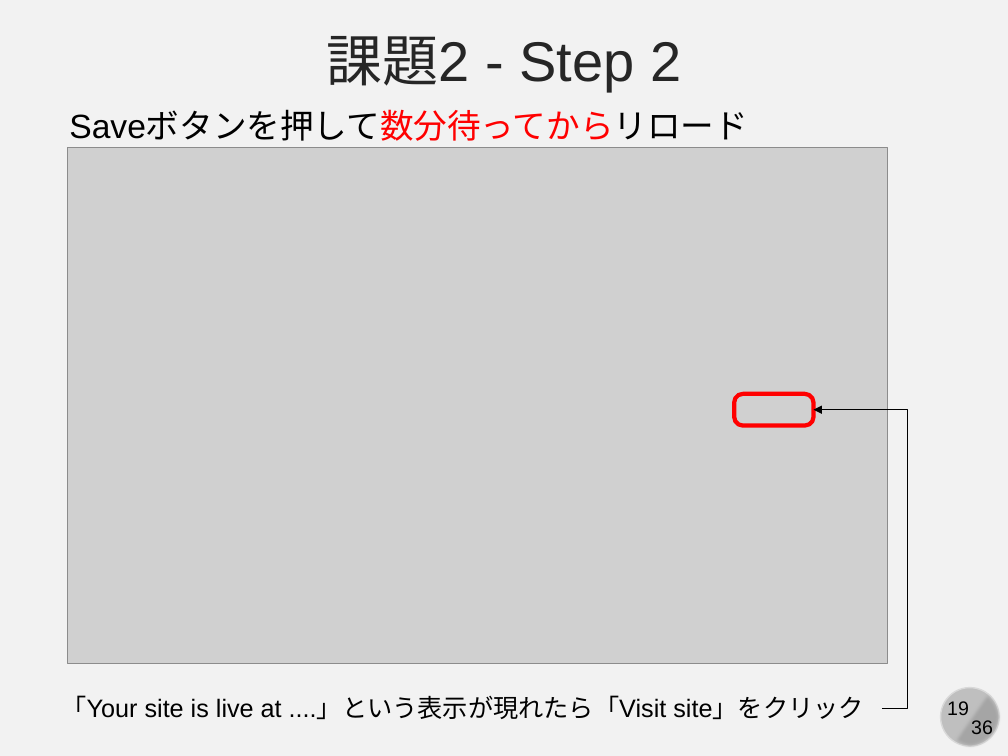
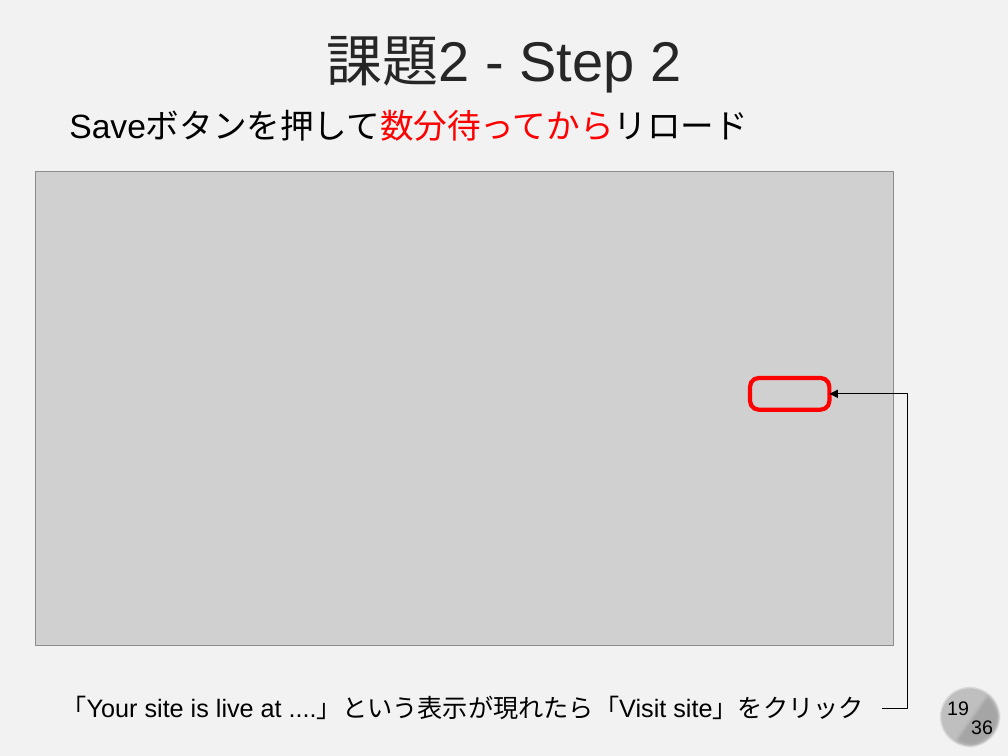
Before and after one commit to kaityo256/github, a slide deck: slide 19 of practice_github_advanced/fig/slide.pptx. Drawn at 1008x756 pixels with LibreOffice and Linux fonts; fonts in the diff are those of the drawing; grey boxes stand for pictures. Boxes give left, top, right and bottom in pixels: in the first picture for what was removed or moved away, otherwise in the second. Text is boxed around its words. In the diff, an @@ line names an element or a change of style, - is before the commit and + after.

```diff
--- a/practice_github_advanced/fig/slide.pptx
+++ b/practice_github_advanced/fig/slide.pptx
@@ picture: place and size @@
-picture at (68, 148, 888, 664)
+picture at (35, 171, 893, 645)
@@ rounded rectangle: place and size @@
-rounded rectangle at (734, 394, 813, 425)
+rounded rectangle at (750, 378, 830, 409)
@@ elbow arrow moved from (882, 708) - (813, 409) to (882, 708) - (830, 394) @@
```
Also in this commit, not shown: 3 other slides changed.
